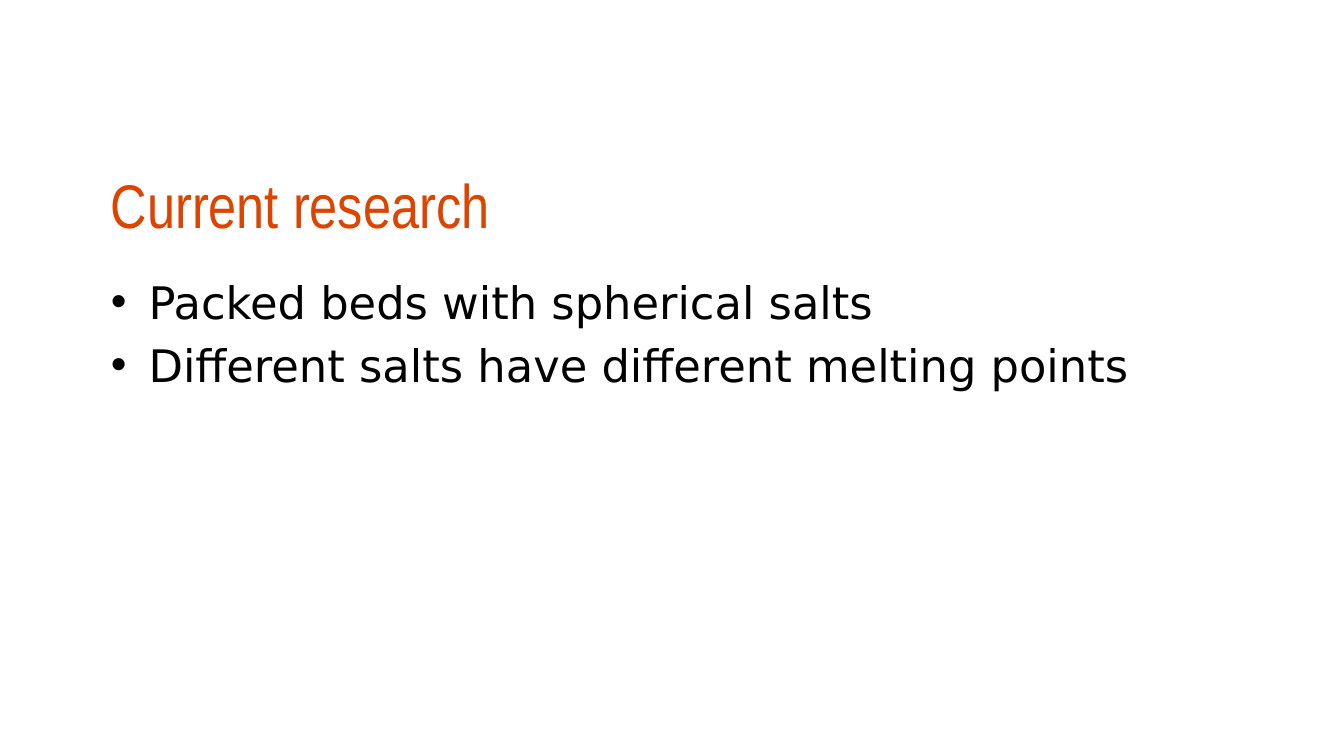
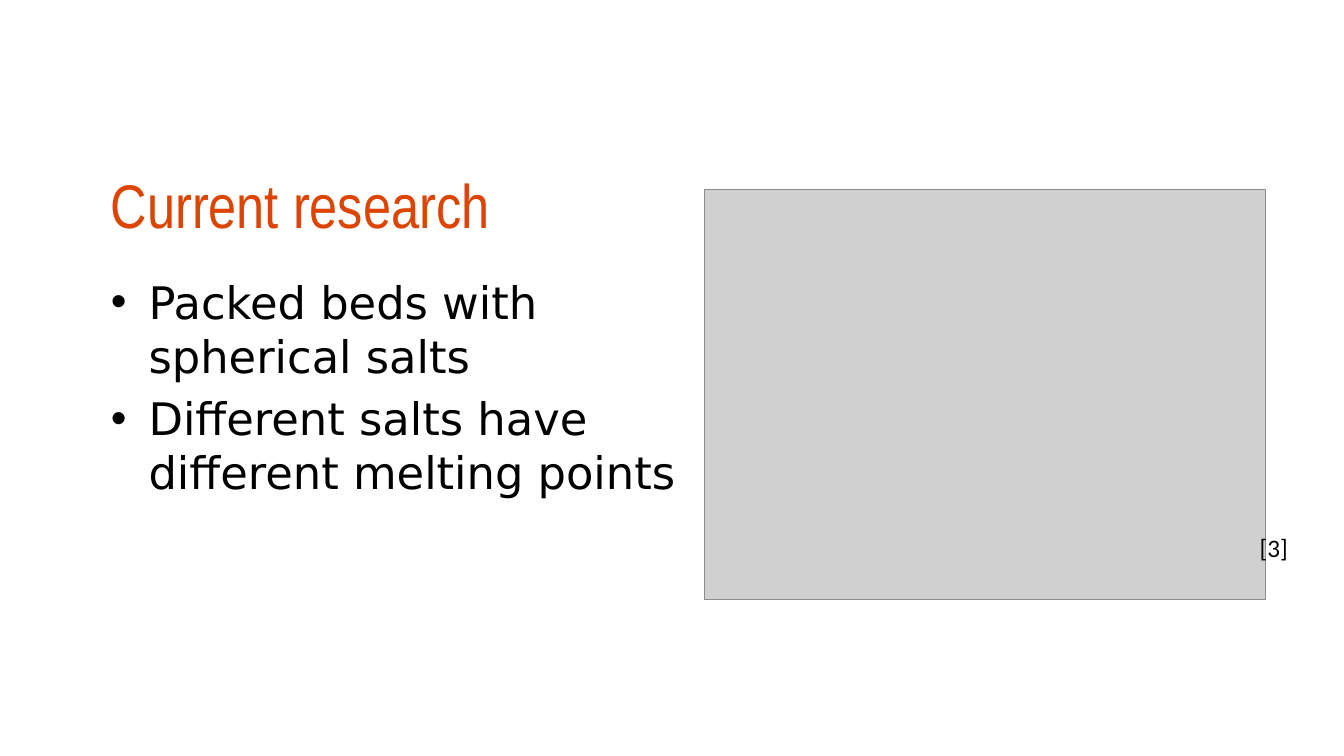
Before and after one commit to warrenau/HT_proj2, a slide deck: slide 5 of HT_proj2_presentation.pptx. Drawn at 1344x756 pixels with LibreOffice and Linux fonts; fonts in the diff are those of the drawing; grey boxes stand for pictures; background and template pictures are left out. Boxes give left, top, right and bottom in pixels: in the first picture for what was removed or moved away, otherwise in the second. Text is boxed around its words. In the diff, an @@ line names an element or a change of style, - is before the commit and + after.

```diff
--- a/HT_proj2_presentation.pptx
+++ b/HT_proj2_presentation.pptx
@@ picture added at (705, 190, 1265, 600) @@
@@ text "Packed beds with spherical salts" rewrapped from (149, 285, 1129, 391) to (149, 285, 676, 499) @@
@@ text added at (1260, 536, 1288, 563), 18 pt, text #000000 @@
+[3]
```
Also in this commit, not shown: 4 other slides changed, 2 slides added, 3 slides removed.
